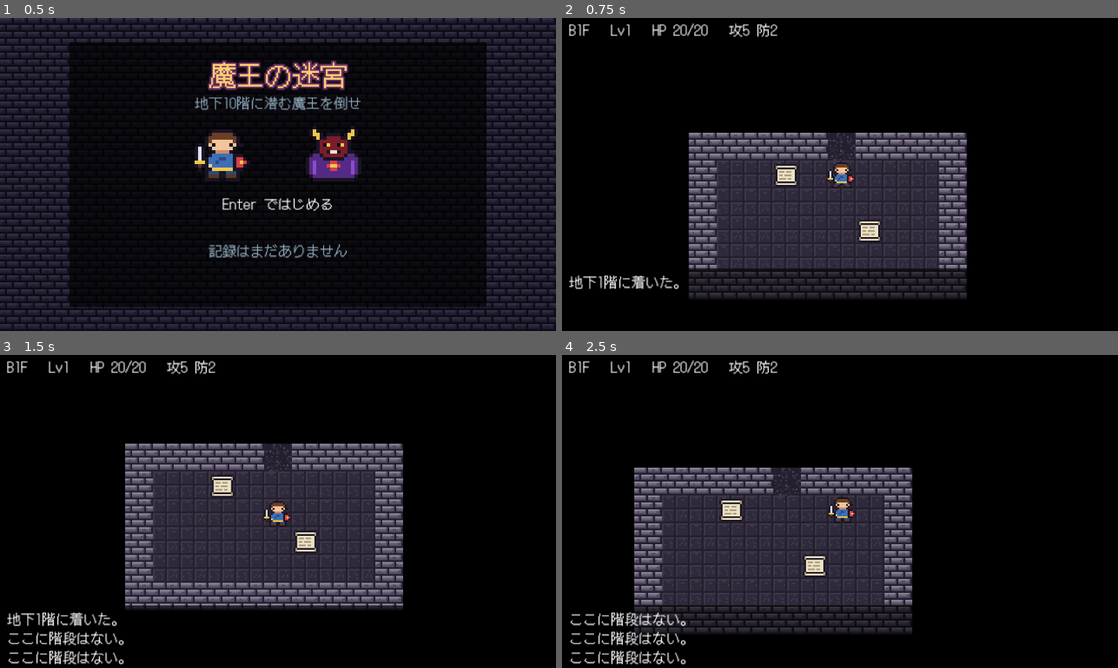
Above: before the commit, frames 1-4 (two rows, left to right).
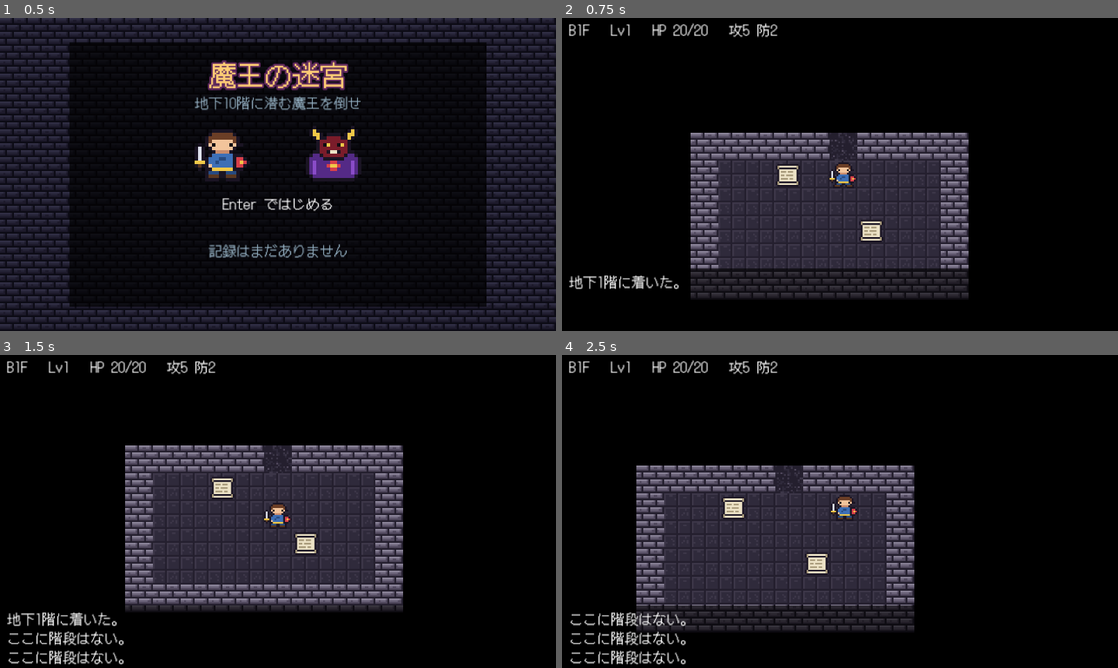
Above: after the commit, the same moments.

Repository: kaz3tv/roguelike
Game: Godot game, scene res://scenes/main.tscn
The game is run twice, just before and just after one commit, with the same random seed, the same clock (stepped at 60 frames per second) and the same inputs.
Inputs:
- Up to frame 1 (0.5 s): no input
- Up to frame 2 (0.75 s): tap Enter at 0.5 s; hold Right from 0.53 s (still down); tap N at 0.6 s
- Up to frame 3 (1.5 s): tap Space at 0.77, 1.25 s; tap Enter at 0.8, 1.35 s; release Right at 1.28 s; hold Down from 1.28 s (still down)
- Up to frame 4 (2.5 s): tap Space at 1.52 s; tap Keypad Enter at 1.55, 2.1 s; tap Enter at 2 s; release Down at 2.03 s; hold Right from 2.03 s (still down); tap E at 2.3 s

Frame 1 is identical in both runs. In frame 2, 3.9% of the frame differs, in the area x 22-74%, y 36-90%; in frame 3, 11%, in the area x 22-73%, y 28-80%; in frame 4, 11%.

Commit message:
演出を追加する：なめらかな移動、被ダメージの点滅と揺れ、階段の暗転、ミニマップ
Co-Authored-By: Claude Opus 5.5 (1M context) <noreply@anthropic.com>
Claude-Session: https://claude.ai/code/session_01CjiuLsrxfvYQhtBZEVi7Rn

Diff:
--- a/scenes/main.tscn
+++ b/scenes/main.tscn
@@ -7,6 +7,7 @@
 [ext_resource type="Script" path="res://scripts/audio.gd" id="5_audio"]
 [ext_resource type="Texture2D" path="res://assets/art/wall.png" id="6_wall"]
 [ext_resource type="Texture2D" path="res://assets/art/enemies/boss_0.png" id="7_boss"]
+[ext_resource type="Script" path="res://scripts/minimap.gd" id="8_minimap"]
 
 [node name="Main" type="Node2D"]
 script = ExtResource("1_game")
@@ -65,6 +66,14 @@
 offset_bottom = 36.0
 theme_override_constants/line_spacing = -2
 theme_override_font_sizes/font_size = 8
+
+[node name="Minimap" type="Control" parent="HUD"]
+offset_left = 260.0
+offset_top = 15.0
+offset_right = 319.0
+offset_bottom = 53.0
+mouse_filter = 2
+script = ExtResource("8_minimap")
 
 [node name="InventoryMenu" type="ColorRect" parent="HUD"]
 visible = false
@@ -218,3 +227,17 @@
 theme_override_constants/line_spacing = -2
 theme_override_font_sizes/font_size = 8
 horizontal_alignment = 1
+
+[node name="Fade" type="ColorRect" parent="HUD"]
+visible = false
+offset_right = 320.0
+offset_bottom = 180.0
+mouse_filter = 2
+color = Color(0, 0, 0, 1)
+
+[node name="Label" type="Label" parent="HUD/Fade"]
+offset_right = 320.0
+offset_bottom = 180.0
+theme_override_font_sizes/font_size = 16
+horizontal_alignment = 1
+vertical_alignment = 1
--- a/scripts/game.gd
+++ b/scripts/game.gd
@@ -18,6 +18,14 @@
 ## リザルトを出してから Enter を受け付けるまでの時間（ミリ秒）
 const RESULT_INPUT_DELAY_MS := 800
 
+## 1 マス歩くのにかける時間（秒）
+const MOVE_TIME := 0.07
+## 階段で暗くなる・明るくなる時間（秒）
+const FADE_OUT_TIME := 0.2
+const FADE_IN_TIME := 0.3
+## 暗転中に階数を見せておく時間（秒）
+const FLOOR_BANNER_TIME := 0.4
+
 ## キー → 移動方向（8 方向）。斜めは Q/E/Z/C かテンキー。
 const MOVE_KEYS := {
 	KEY_UP: Vector2i(0, -1), KEY_DOWN: Vector2i(0, 1), KEY_LEFT: Vector2i(-1, 0), KEY_RIGHT: Vector2i(1, 0),
@@ -30,6 +38,8 @@
 const WAIT_KEYS := [KEY_SPACE, KEY_KP_5, KEY_PERIOD]
 ## 持ち物画面を開くキー
 const MENU_KEYS := [KEY_I, KEY_TAB]
+## ミニマップを出す／隠すキー
+const MINIMAP_KEY := KEY_N
 const PLAYER_FRAMES := [
 	preload("res://assets/art/player_0.png"),
 	preload("res://assets/art/player_1.png"),
@@ -51,6 +61,10 @@
 var visible_cells := {}
 var player_frame := 0
 var game_over := false
+## 暗転などの演出中は操作を受け付けない
+var busy := false
+## true のあいだは、絵をなめらかに動かさずにその場所へ置く（階に着いたときなど）
+var snap_sprites := true
 ## タイトル画面を出しているあいだ true
 var in_title := false
 ## タイトルで選んでいる項目（中断セーブがあるときだけ使う）。0: つづきから 1: はじめから
@@ -79,6 +93,9 @@
 @onready var title_records: Label = $HUD/Title/Records
 @onready var title_start: Label = $HUD/Title/Start
 @onready var suspend_panel: Control = $HUD/Suspend
+@onready var minimap = $HUD/Minimap
+@onready var fade: Control = $HUD/Fade
+@onready var fade_label: Label = $HUD/Fade/Label
 
 
 func _ready() -> void:
@@ -190,7 +207,9 @@
 	else:
 		spawn_enemies()
 		spawn_items()
+	snap_sprites = true
 	update_view()
+	snap_sprites = false
 	camera.reset_smoothing()
 	add_message("地下%d階に着いた。" % floor_number)
 	if is_boss_floor:
@@ -282,6 +301,9 @@
 		return
 	var code := key.physical_keycode
 	var is_enter := code == KEY_ENTER or code == KEY_KP_ENTER
+	if busy:
+		get_viewport().set_input_as_handled()
+		return
 	if in_title:
 		if not key.echo:
 			title_input(code)
@@ -324,6 +346,8 @@
 	elif code == KEY_ESCAPE and not key.echo:
 		audio.play("menu_select")
 		suspend_panel.show()
+	elif code == MINIMAP_KEY and not key.echo:
+		minimap.visible = not minimap.visible
 	elif code == KEY_M and not key.echo:
 		audio.toggle_mute()
 		add_message("音を消した。M でもとに戻る。" if audio.muted else "音を出した。")
@@ -360,6 +384,7 @@
 		popup("MISS", enemy.pos, Color.WHITE)
 		return
 	popup(str(result["damage"]), enemy.pos, DAMAGE_COLOR)
+	flash(enemy.node, DAMAGE_COLOR)
 	audio.play("hit_enemy")
 	if enemy.is_dead():
 		kill_enemy(enemy)
@@ -520,6 +545,7 @@
 		return
 	add_message("%sの攻撃。%d のダメージを受けた。" % [e.display_name, result["damage"]])
 	popup(str(result["damage"]), player.pos, HURT_COLOR)
+	hurt_effect()
 	audio.play("hit_player")
 	if player.is_dead():
 		show_game_over(e)
@@ -532,6 +558,7 @@
 	audio.play("magic_bolt")
 	add_message("%sは闇の炎を放った。%d のダメージを受けた。" % [e.display_name, damage])
 	popup(str(damage), player.pos, HURT_COLOR)
+	hurt_effect()
 	if player.is_dead():
 		show_game_over(e)
 
@@ -581,9 +608,24 @@
 		add_message("ここに階段はない。")
 		audio.play("error")
 		return
+	audio.play("stairs_down")
+	# 暗転 → 次の階を作る → 階数を見せてから明るくする
+	busy = true
+	fade_label.text = ""
+	fade.modulate.a = 0.0
+	fade.show()
+	var tween := create_tween()
+	tween.tween_property(fade, "modulate:a", 1.0, FADE_OUT_TIME)
+	await tween.finished
 	floor_number += 1
-	audio.play("stairs_down")
 	enter_floor()
+	fade_label.text = "地下%d階" % floor_number
+	await get_tree().create_timer(FLOOR_BANNER_TIME).timeout
+	tween = create_tween()
+	tween.tween_property(fade, "modulate:a", 0.0, FADE_IN_TIME)
+	await tween.finished
+	fade.hide()
+	busy = false
 
 
 func enemy_at(pos: Vector2i) -> Actor:
@@ -600,10 +642,10 @@
 			map_view.explored[cell] = true
 	map_view.visible_cells = visible_cells
 	map_view.queue_redraw()
-	player_sprite.position = Vector2(player.pos * TILE_SIZE)
+	move_sprite(player_sprite, player.pos)
 	player_sprite.texture = PLAYER_FRAMES[player_frame]
 	for e in enemies:
-		e.node.position = Vector2(e.pos * TILE_SIZE)
+		move_sprite(e.node, e.pos)
 		e.node.visible = visible_cells.has(e.pos)
 	# アイテムは一度見た場所なら、今見えていなくても表示しておく
 	for item in floor_items:
@@ -612,6 +654,51 @@
 	for e in enemies:
 		if e.kind == "boss":
 			status_label.text += "   %s %d/%d" % [e.display_name, e.hp, e.max_hp]
+	update_minimap()
+
+
+func update_minimap() -> void:
+	minimap.map = map
+	minimap.explored = map_view.explored
+	minimap.visible_cells = visible_cells
+	minimap.player_pos = player.pos
+	minimap.enemy_cells.assign(enemies.map(func(e: Actor) -> Vector2i: return e.pos))
+	minimap.item_cells.assign(floor_items.map(func(item: Item) -> Vector2i: return item.pos))
+	minimap.queue_redraw()
+
+
+## 絵を cell の場所へ動かす。隣のマスならなめらかに、遠ければ（ワープなど）すぐ置く。
+func move_sprite(sprite: Sprite2D, cell: Vector2i) -> void:
+	var target := Vector2(cell * TILE_SIZE)
+	if sprite.has_meta("move_tween"):
+		var old_tween: Tween = sprite.get_meta("move_tween")
+		if old_tween.is_valid():
+			old_tween.kill()
+	if snap_sprites or sprite.position.distance_to(target) > TILE_SIZE * 1.5:
+		sprite.position = target
+		return
+	if sprite.position == target:
+		return
+	var tween := sprite.create_tween()
+	tween.tween_property(sprite, "position", target, MOVE_TIME)
+	sprite.set_meta("move_tween", tween)
+
+
+## 攻撃を受けたとき：絵を赤く光らせて、画面を少し揺らす
+func hurt_effect() -> void:
+	flash(player_sprite, HURT_COLOR)
+	var tween := create_tween()
+	for i in 4:
+		var shake := Vector2(rng.randf_range(-2, 2), rng.randf_range(-2, 2)).round()
+		tween.tween_property(camera, "offset", shake, 0.03)
+	tween.tween_property(camera, "offset", Vector2.ZERO, 0.03)
+
+
+## 絵を一瞬 color に染めて、もとの色に戻す
+func flash(sprite: Sprite2D, color: Color) -> void:
+	sprite.modulate = color
+	var tween := sprite.create_tween()
+	tween.tween_property(sprite, "modulate", Color.WHITE, 0.25)
 
 
 func add_message(text: String) -> void:
@@ -723,6 +810,8 @@
 		place_item(item, item.pos)
 	log_lines.assign(data["log"])
 	add_message("冒険の続きを始めた。")
+	snap_sprites = true
 	update_view()
+	snap_sprites = false
 	camera.reset_smoothing()
 	audio.play_bgm("boss" if floor_number == BOSS_FLOOR else audio.bgm_for_floor(floor_number))
--- /dev/null
+++ b/scripts/minimap.gd
@@ -0,0 +1,61 @@
+## 画面右上の小さな地図。1 マスを 1 ドットで描く。一度見た場所だけが出る。
+extends Control
+
+const WALL_COLOR := Color("#333c57")
+const FLOOR_COLOR := Color("#94b0c2")
+const CORRIDOR_COLOR := Color("#566c86")
+const STAIRS_COLOR := Color("#ffcd75")
+const ITEM_COLOR := Color("#73eff7")
+const ENEMY_COLOR := Color("#ef7d57")
+const PLAYER_COLOR := Color.WHITE
+const BACK_COLOR := Color(0, 0, 0, 0.5)
+
+var map: Dungeon
+var explored := {}
+var visible_cells := {}
+var player_pos := Vector2i.ZERO
+var enemy_cells: Array[Vector2i] = []
+var item_cells: Array[Vector2i] = []
+## プレイヤーの点を点滅させる
+var blink := true
+
+
+func _ready() -> void:
+	size = Vector2(Dungeon.WIDTH + 2, Dungeon.HEIGHT + 2)
+	var timer := Timer.new()
+	timer.wait_time = 0.3
+	timer.autostart = true
+	timer.timeout.connect(func() -> void:
+		blink = not blink
+		queue_redraw())
+	add_child(timer)
+
+
+func _draw() -> void:
+	if map == null:
+		return
+	draw_rect(Rect2(Vector2.ZERO, size), BACK_COLOR)
+	for cell in explored:
+		var color: Color
+		match map.tile_at(cell):
+			Dungeon.Tile.WALL:
+				continue
+			Dungeon.Tile.FLOOR:
+				color = FLOOR_COLOR
+			Dungeon.Tile.CORRIDOR:
+				color = CORRIDOR_COLOR
+			Dungeon.Tile.STAIRS:
+				color = STAIRS_COLOR
+		_dot(cell, color)
+	for cell in item_cells:
+		if explored.has(cell):
+			_dot(cell, ITEM_COLOR)
+	for cell in enemy_cells:
+		if visible_cells.has(cell):
+			_dot(cell, ENEMY_COLOR)
+	if blink:
+		_dot(player_pos, PLAYER_COLOR)
+
+
+func _dot(cell: Vector2i, color: Color) -> void:
+	draw_rect(Rect2(Vector2(cell) + Vector2.ONE, Vector2.ONE), color)
Not shown: 1 places in scenes/main.tscn that only renumber resources
Not shown, added: scripts/minimap.gd.uid
Not shown, changed: README.md
